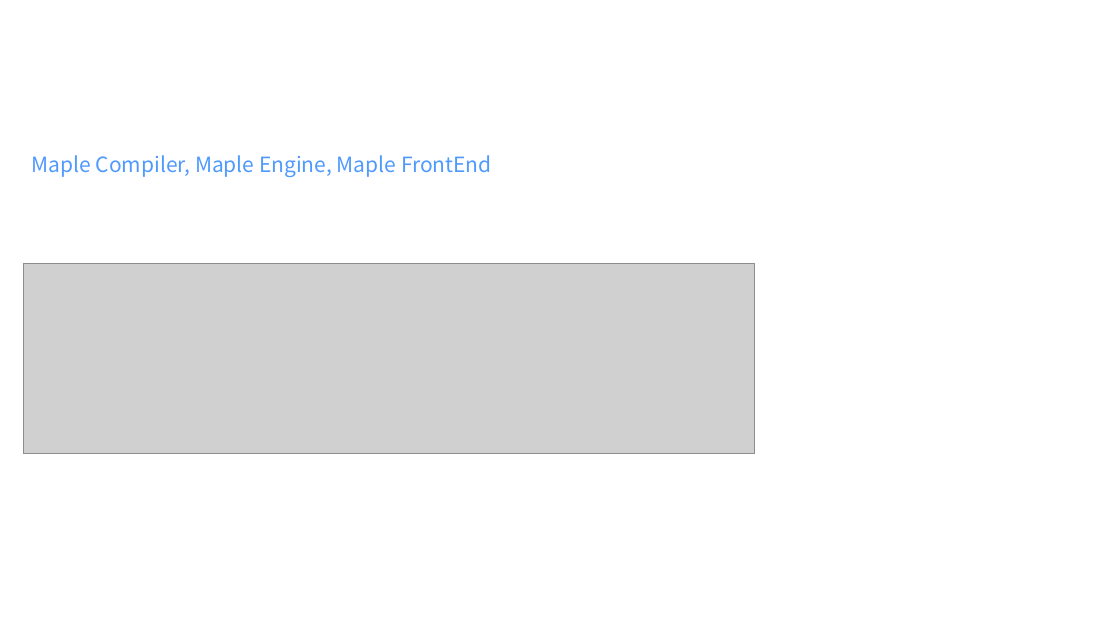
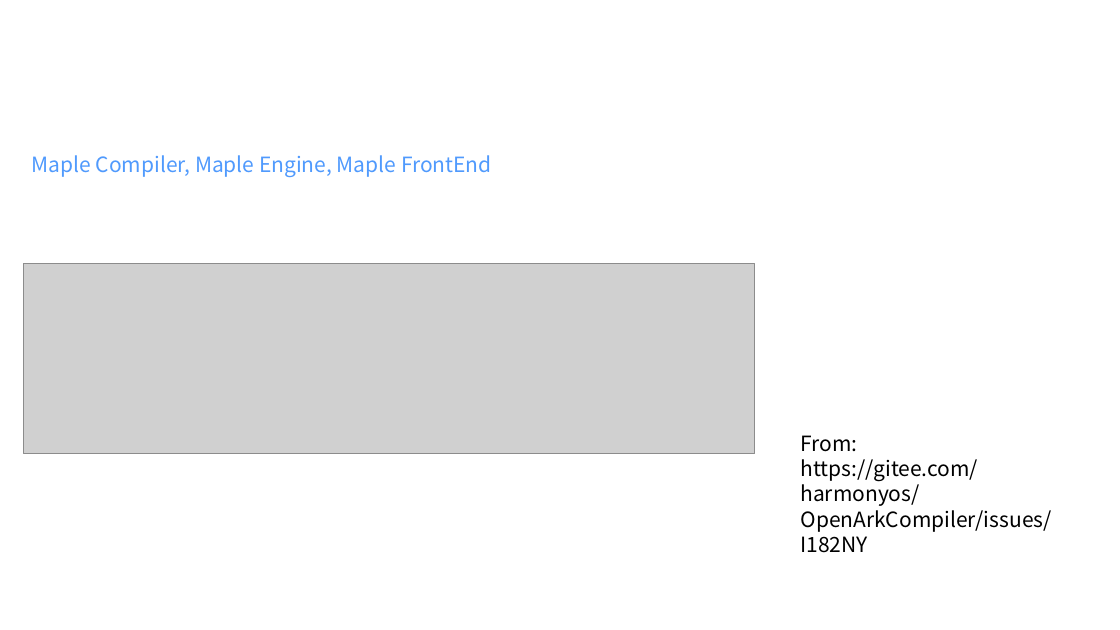
Before and after one commit to shining1984/talks, a slide deck: slide 4 of bilibili-video-slides/08-The Incubator of Ark Compiler.pptx. Drawn at 1120x630 pixels with LibreOffice and Linux fonts; fonts in the diff are those of the drawing; grey boxes stand for pictures; background and template pictures are left out. Boxes give left, top, right and bottom in pixels: in the first picture for what was removed or moved away, otherwise in the second. Text is boxed around its words. In the diff, an @@ line names an element or a change of style, - is before the commit and + after.

```diff
--- a/bilibili-video-slides/08-The Incubator of Ark Compiler.pptx
+++ b/bilibili-video-slides/08-The Incubator of Ark Compiler.pptx
@@ text added at (800,435,1051,553), 18 pt, text #000000 @@
+From:
+https://gitee.com/harmonyos/OpenArkCompiler/issues/I182NY
```
Also in this commit, not shown: 2 other slides changed, 1 other file.
